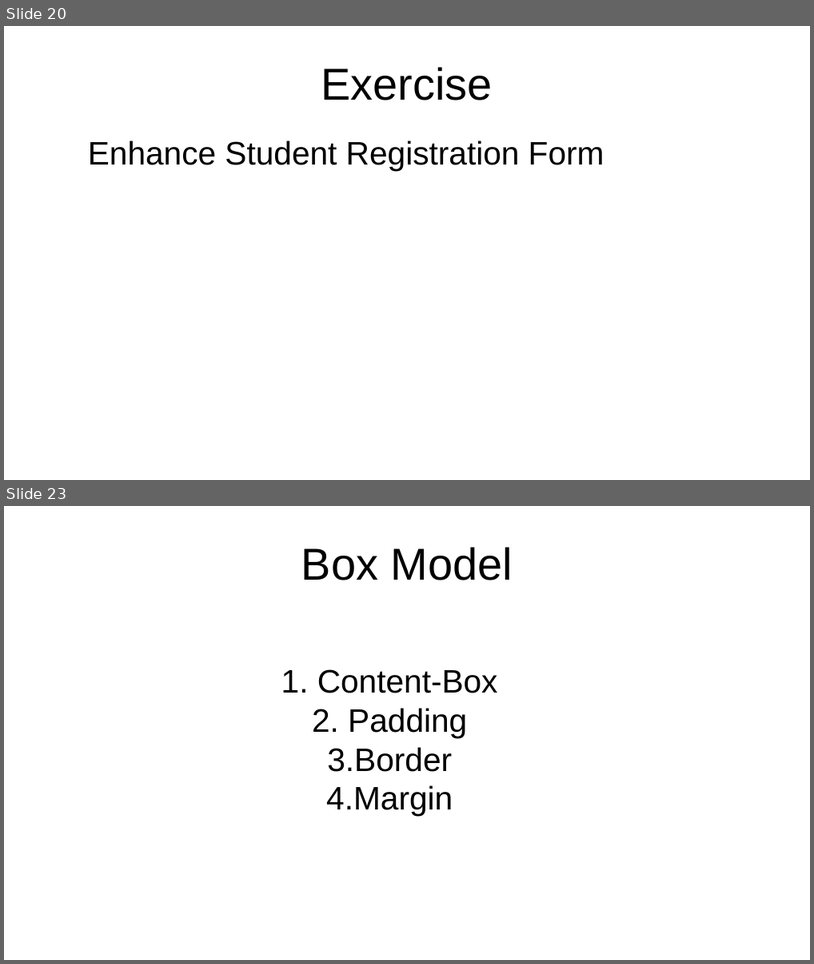
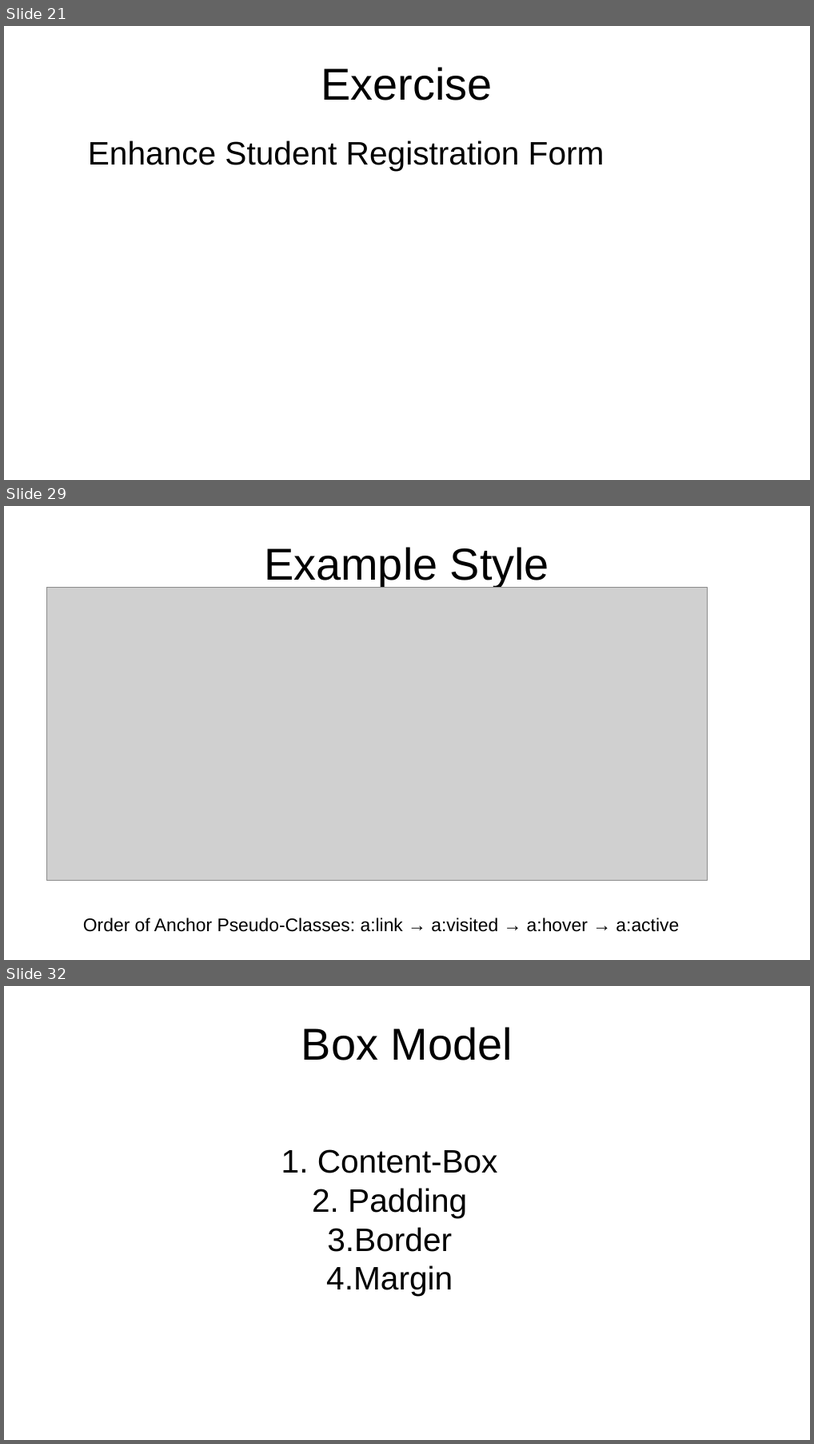
Before and after one commit to sam-rubin/exercises, a slide deck: Introduction_To_HTML.odp. Shown one above the other, each under a label of ours: slides 20 and 23 before the commit, slides 21, 29 and 32 after it; the slides between them are not shown. The pictures are 814x964 and 814x1444 pixels, drawn with LibreOffice and Linux fonts; fonts in the diff are those of the drawing; grey boxes stand for pictures. Boxes give left, top, right and bottom in pixels: in the first picture for what was removed or moved away, otherwise in the second. Text is boxed around its words. In the diff, an @@ line names an element or a change of style, - is before the commit and + after.

```diff
--- a/Introduction_To_HTML.odp
+++ b/Introduction_To_HTML.odp
@@ slide 29 added at bbox=[4, 506, 810, 960], background #FFFFFF @@
@@ title added at bbox=[264, 547, 550, 588], 44 pt, text #000000 @@
+Example Style
@@ picture added at bbox=[47, 588, 707, 880] @@
@@ text added at bbox=[83, 917, 679, 932], 18 pt, text #000000 @@
+Order of Anchor Pseudo-Classes: a:link → a:visited → a:hover → a:active
@@ what was slide 20 is now slide 21 @@
@@ what was slide 23 is now slide 32 @@
```
Also in this commit, not shown: 4 slides changed, 15 other slides added, 3 slides removed, 1 other file.
